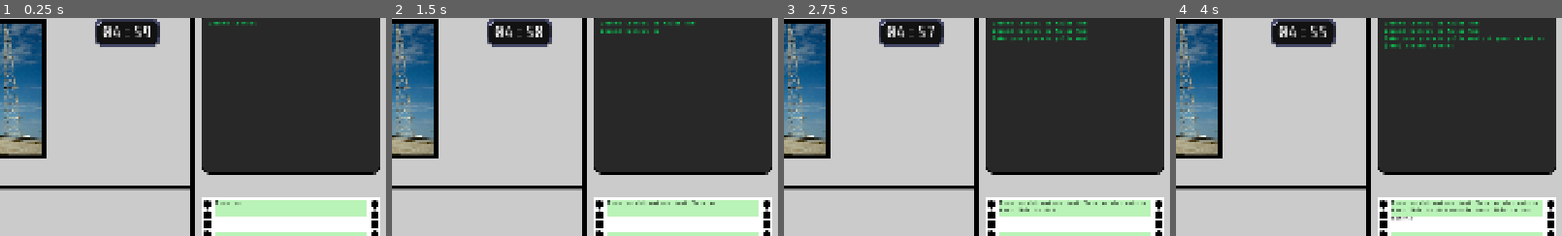
Above: before the commit, frames 1-4 (left to right).
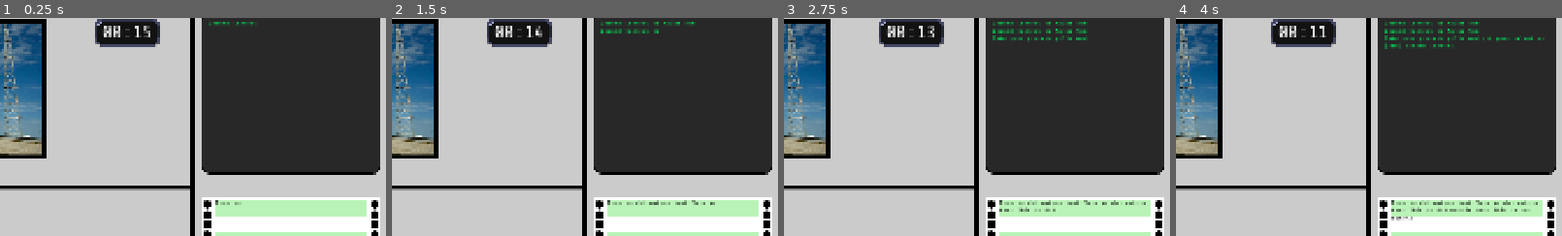
Above: after the commit, the same moments.

Repository: bukit3point0/gmtk2026
Game: Godot game, scene res://scenes/game_root.tscn
Two runs of this game, one before a commit and one after it. Both use one fixed random seed, a clock stepped at 60 frames per second and the inputs below.
Inputs (mouse positions are % of the whole screen's width and height, from its top left):
- Up to frame 1 (0.25 s): no input
- Up to frame 2 (1.5 s): click "Play Game" at 0.5 s; click "Play Game" at 1.25 s
- Up to frame 3 (2.75 s): click (51, 59) at 2 s
- Up to frame 4 (4 s): click (51, 59) at 2.75 s; click "Play Game" at 3.5 s
The pictures show only the part of the screen within x 50-100%, y 4-54%; the shares and areas given below are measured in that part.

The runs differ from the first frame. In frame 1, 0.2% of the frame differs, in the area x 29-39%, y 3-9%; in frame 2, 0.2%; in frame 3, 0.2%; in frame 4, 0.2%.

Commit message:
rocket launch sequence on screen

Diff:
--- a/scenes/background.tscn
+++ b/scenes/background.tscn
@@ -9,6 +9,8 @@
 [ext_resource type="Script" uid="uid://b6k024tjn6xmo" path="res://scripts/ground_to_ship_text.gd" id="6_l5f8m"]
 [ext_resource type="Script" uid="uid://ddt5ycwbcq5ai" path="res://scripts/clock.gd" id="8_6vm3t"]
 [ext_resource type="Texture2D" uid="uid://bcxenai86xxb3" path="res://assets/images/clock.png" id="9_8efq7"]
+[ext_resource type="FontFile" uid="uid://bmf2rg5bx3vti" path="res://assets/fonts/ShareTechMono.ttf" id="10_8efq7"]
+[ext_resource type="Script" uid="uid://5srp6jc65v2g" path="res://scripts/launch_countdown.gd" id="10_da6cc"]
 
 [node name="Background" type="Node2D" unique_id=2126150908]
 
@@ -115,3 +117,23 @@
 text = "13:00"
 horizontal_alignment = 1
 vertical_alignment = 1
+
+[node name="LaunchCountdown" type="Node2D" parent="TextureRect" unique_id=685275471]
+visible = false
+script = ExtResource("10_da6cc")
+
+[node name="MarginContainer" type="MarginContainer" parent="TextureRect/LaunchCountdown" unique_id=1343908939]
+offset_left = 420.0
+offset_top = 58.0
+offset_right = 1058.0
+offset_bottom = 382.0
+
+[node name="RichTextLabel" type="RichTextLabel" parent="TextureRect/LaunchCountdown/MarginContainer" unique_id=1893928308]
+layout_mode = 2
+theme_override_colors/default_color = Color(1, 0.9019608, 0.8666667, 1)
+theme_override_constants/outline_size = 20
+theme_override_fonts/normal_font = ExtResource("10_8efq7")
+theme_override_font_sizes/normal_font_size = 150
+text = "10"
+horizontal_alignment = 1
+vertical_alignment = 1
--- a/scripts/clock.gd
+++ b/scripts/clock.gd
@@ -1,6 +1,6 @@
 extends Node2D
 
-var level_time = 300 # 5m in seconds as a default for now
+var level_time = 15 # 5m in seconds as a default for now
 
 @onready var clock_time: RichTextLabel = $Sprite2D/MarginContainer/RichTextLabel
 
@@ -8,11 +8,18 @@
 	countdown()
 
 func countdown() -> void:
+	var launch_countdown = get_parent().get_node("LaunchCountdown")
 	set_time_on_clock()
+	await get_tree().create_timer(1.0).timeout
 	while level_time > 0:
+		print("level_time", level_time)
 		level_time -= 1
 		set_time_on_clock()
 		await get_tree().create_timer(1.0).timeout
+		print("level_time", level_time)
+		if level_time <= 11:
+			launch_countdown.show_countdown_timer(level_time - 1)
+		print(" ")
 
 func set_time_on_clock() -> void:
 	var minutes = int(floor(level_time / 60.0))
--- /dev/null
+++ b/scripts/launch_countdown.gd
@@ -0,0 +1,51 @@
+extends Node2D
+
+@onready var rich_text_label: RichTextLabel = $MarginContainer/RichTextLabel
+
+func show_countdown_timer(time: int) -> void:
+	visible = true
+	match time:
+		10:
+			rich_text_label.add_theme_color_override("default_color", "#ffffff")
+			rich_text_label.add_theme_font_size_override("normal_font_size", 150)
+			rich_text_label.text = "10"
+		9:
+			rich_text_label.add_theme_color_override("default_color", "#fbe8e6")
+			rich_text_label.add_theme_font_size_override("normal_font_size", 164)
+			rich_text_label.text = "9"
+		8:
+			rich_text_label.add_theme_color_override("default_color", "#f7d1cd")
+			rich_text_label.add_theme_font_size_override("normal_font_size", 177)
+			rich_text_label.text = "8"
+		7:
+			rich_text_label.add_theme_color_override("default_color", "#f3bab4")
+			rich_text_label.add_theme_font_size_override("normal_font_size", 191)
+			rich_text_label.text = "7"
+		6:
+			rich_text_label.add_theme_color_override("default_color", "#efa39b")
+			rich_text_label.add_theme_font_size_override("normal_font_size", 205)
+			rich_text_label.text = "6"
+		5:
+			rich_text_label.add_theme_color_override("default_color", "#eb8c82")
+			rich_text_label.add_theme_font_size_override("normal_font_size", 219)
+			rich_text_label.text = "5"
+		4:
+			rich_text_label.add_theme_color_override("default_color", "#e77569")
+			rich_text_label.add_theme_font_size_override("normal_font_size", 232)
+			rich_text_label.text = "4"
+		3:
+			rich_text_label.add_theme_color_override("default_color", "#e35e50")
+			rich_text_label.add_theme_font_size_override("normal_font_size", 245)
+			rich_text_label.text = "3"
+		2:
+			rich_text_label.add_theme_color_override("default_color", "#df4737")
+			rich_text_label.add_theme_font_size_override("normal_font_size", 260)
+			rich_text_label.text = "2"
+		1:
+			rich_text_label.add_theme_color_override("default_color", "#db301e")
+			rich_text_label.add_theme_font_size_override("normal_font_size", 273)
+			rich_text_label.text = "1"
+		0:
+			rich_text_label.add_theme_color_override("default_color", "#d61600")
+			rich_text_label.add_theme_font_size_override("normal_font_size", 287)
+			rich_text_label.text = "0"
Not shown, added: scripts/launch_countdown.gd.uid
